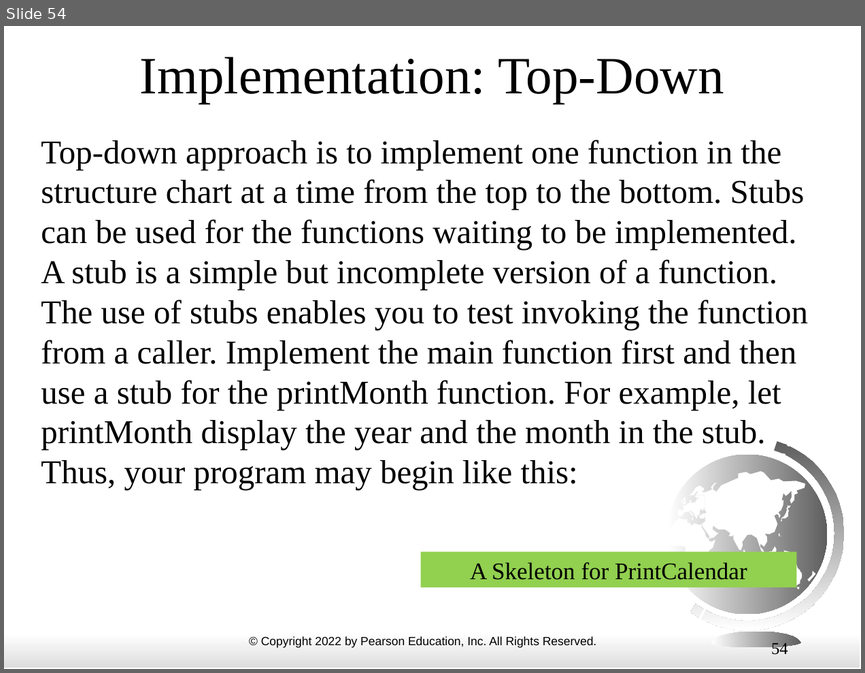
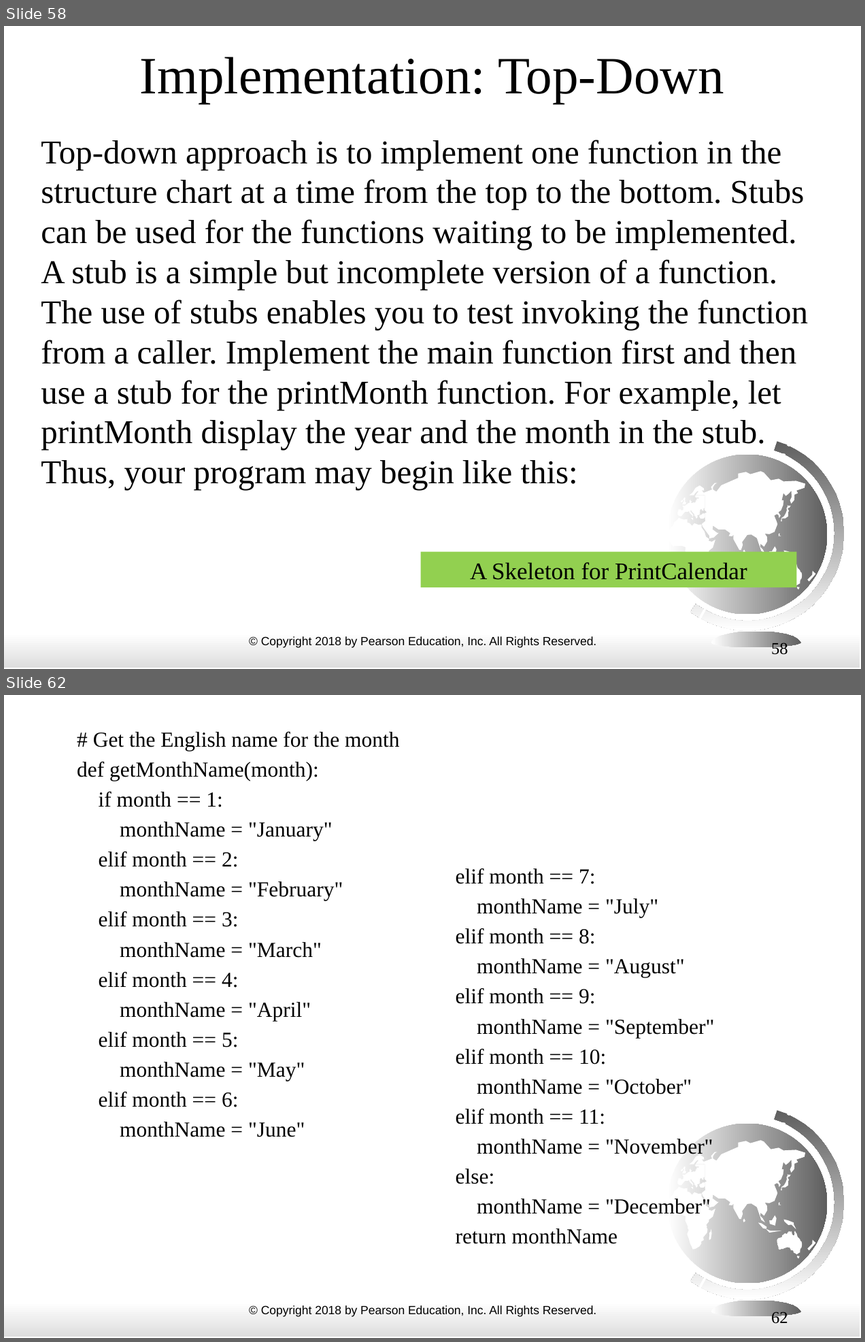
Before and after one commit to alp1991/ECE3_FALL24, a slide deck: ppt_slides/06 functions.pptx. Shown one above the other, each under a label of ours: slide 54 before the commit, slides 58 and 62 after it; the slides between them are not shown. The pictures are 865x673 and 865x1342 pixels, drawn with LibreOffice and Linux fonts; fonts in the diff are those of the drawing. Boxes give left, top, right and bottom in pixels: in the first picture for what was removed or moved away, otherwise in the second. Text is boxed around its words. In the diff, an @@ line names an element or a change of style, - is before the commit and + after.

```diff
--- a/ppt_slides/06 functions.pptx
+++ b/ppt_slides/06 functions.pptx
@@ slide 62 added at bbox=[4, 695, 861, 1338], background #FFFFFF; not listed: 24 template elements that a slide beside it also shows @@
@@ text added at bbox=[77, 732, 399, 1137], 18 pt, text #000000 @@
+# Get the English name for the month
+def getMonthName(month):
+if month == 1:
+monthName = "January"
+elif month == 2:
+monthName = "February"
+elif month == 3:
+monthName = "March"
+elif month == 4:
+monthName = "April"
+elif month == 5:
+monthName = "May"
+elif month == 6:
+monthName = "June"
@@ text added at bbox=[456, 868, 714, 1244], 18 pt, text #000000 @@
+elif month == 7:
+monthName = "July"
+elif month == 8:
+monthName = "August"
+elif month == 9:
+monthName = "September"
+elif month == 10:
+monthName = "October"
+elif month == 11:
+monthName = "November"
+else:
+monthName = "December"
+return monthName
@@ freeform shape added at bbox=[758, 1222, 781, 1232], fill #FFFFFF @@
@@ freeform shape added at bbox=[709, 1229, 712, 1240], fill #FFFFFF @@
@@ page number added at bbox=[771, 1311, 788, 1326], 14 pt, text #000000 @@
+62
@@ what was slide 54 is now slide 58 @@
@@ slide 58 changed as well @@
@@ text at bbox=[261, 636, 597, 648]: text changed @@
-© Copyright 2022 by Pearson Education, Inc. All Rights Reserved.
+© Copyright 2018 by Pearson Education, Inc. All Rights Reserved.
@@ page number at bbox=[771, 642, 788, 657]: text changed @@
-54
+58
```
Also in this commit, not shown: 55 other slides changed, 11 other slides added.
